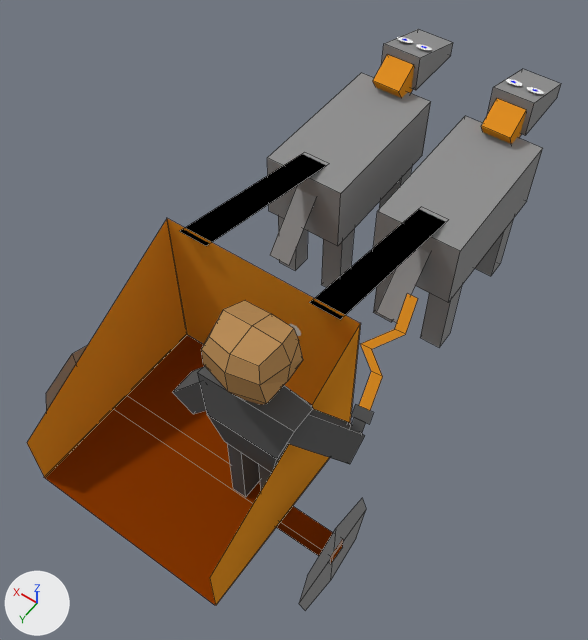
One commit to the Blender file King Of Kings Docs/Models/heavychariot3fr.blend: the scene before it, then after it.
Both versions are drawn from a 50 mm camera at (0.68, 8.84, 17.83) aimed at (7.5, -0.7, 2.84). Every picture has the same lights, and +X, +Y and +Z are marked at lower left. Mesh edges are drawn as thin lines on the coarser meshes.
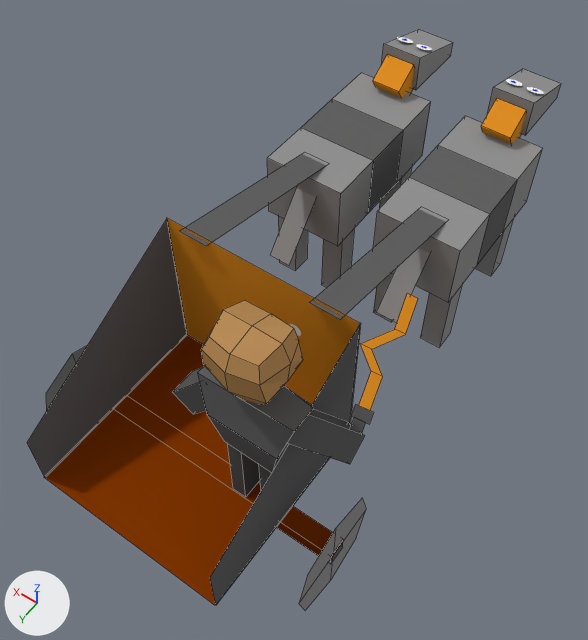
The change, as a diff of the scene's bpy script:
```diff
--- a/King Of Kings Docs/Models/heavychariot3fr.blend.py
+++ b/King Of Kings Docs/Models/heavychariot3fr.blend.py
@@ mat_material_015 @@
+mat_material_015 = diffuse_material('Material.015')
+mat_material_015.base_color = (0.123, 0.123, 0.123)  # dark grey #626262
@@ me_plane_013 @@
 me_plane_013.from_pydata(...)  # 4 vertices, 1 face; spans x -1.0..1.0, y -1.0..1.0, z -0.59..0.0
-me_plane_013.materials.append(mat_material_013)  # black #000000
+me_plane_013.materials.append(mat_material_015)  # dark grey #626262
@@ me_cube_009 @@
 # used by ob_cube_006; location = (9.05, -5.36, 3.73); scale = (1.07, 2.12, 0.895)
-me_cube_009.from_pydata(...)  # 8 vertices, 6 faces; spans x -1.0..1.0, y -1.0..1.0, z -1.0..1.0
+me_cube_009.from_pydata(...)  # 16 vertices, 14 faces; spans x -1.0..1.0, y -1.0..1.0, z -1.0..1.0
+# me_cube_009 part 1
+# 4 faces are deleted
+# 8 vertices are added at x -1.0..1.0, y -0.33..0.33, z -1.0..1.0
+# 8 new faces join them, mat_material_007 (grey #929292)
+# 4 new faces join them, mat_material_015 (dark grey #626262)
 me_cube_009.materials.append(mat_material_007)
+me_cube_009.materials.append(mat_material_015)  # dark grey #626262
@@ me_plane_003 @@
 me_plane_003.from_pydata(...)  # 4 vertices, 1 face; spans x -0.69..1.0, y -1.0..1.0, z 0.0
-me_plane_003.materials.append(mat_material_014)  # orange #e79326
+me_plane_003.materials.append(mat_material_015)  # dark grey #626262
@@ me_plane_004 @@
 me_plane_004.from_pydata(...)  # 4 vertices, 1 face; spans x -0.67..1.0, y -1.0..1.0, z 0.0..0.01
-me_plane_004.materials.append(mat_material_014)  # orange #e79326
+me_plane_004.materials.append(mat_material_015)  # dark grey #626262
@@ me_cube_017 @@
 # used by ob_cube_015; location = (5.9, -5.36, 3.73); scale = (1.07, 2.12, 0.895)
-me_cube_017.from_pydata(...)  # 8 vertices, 6 faces; spans x -1.0..1.0, y -1.0..1.0, z -1.0..1.0
+me_cube_017.from_pydata(...)  # 16 vertices, 14 faces; spans x -1.0..1.0, y -1.0..1.0, z -1.0..1.0
+# me_cube_017 part 2
+# 4 faces are deleted
+# 8 vertices are added at x -1.0..1.0, y -0.33..0.33, z -1.0..1.0
+# 8 new faces join them, mat_material_012 (grey #929292)
+# 4 new faces join them, mat_material_015 (dark grey #626262)
 me_cube_017.materials.append(mat_material_012)
+me_cube_017.materials.append(mat_material_015)  # dark grey #626262
@@ me_plane_014 @@
 me_plane_014.from_pydata(...)  # 4 vertices, 1 face; spans x -1.0..1.0, y -1.0..1.0, z -0.59..0.0
-me_plane_014.materials.append(mat_material_005)  # black #000000
+me_plane_014.materials.append(mat_material_015)  # dark grey #626262
```

Boxes [x1, y1, x2, y2] around the edits, measured in the pictures (588 x 640 px):
'Plane.004', recoloured
    both: [27, 219, 187, 478]
'Plane.003', recoloured
    both: [210, 323, 361, 605]
'Plane.012', recoloured (black to grey)
    both: [309, 209, 446, 320]
'Plane.013', recoloured (black to grey)
    both: [179, 154, 327, 246]
part 1 of me_cube_009, built on
    both: [281, 97, 407, 216]
part 2 of me_cube_017, built on
    both: [400, 143, 520, 267]
